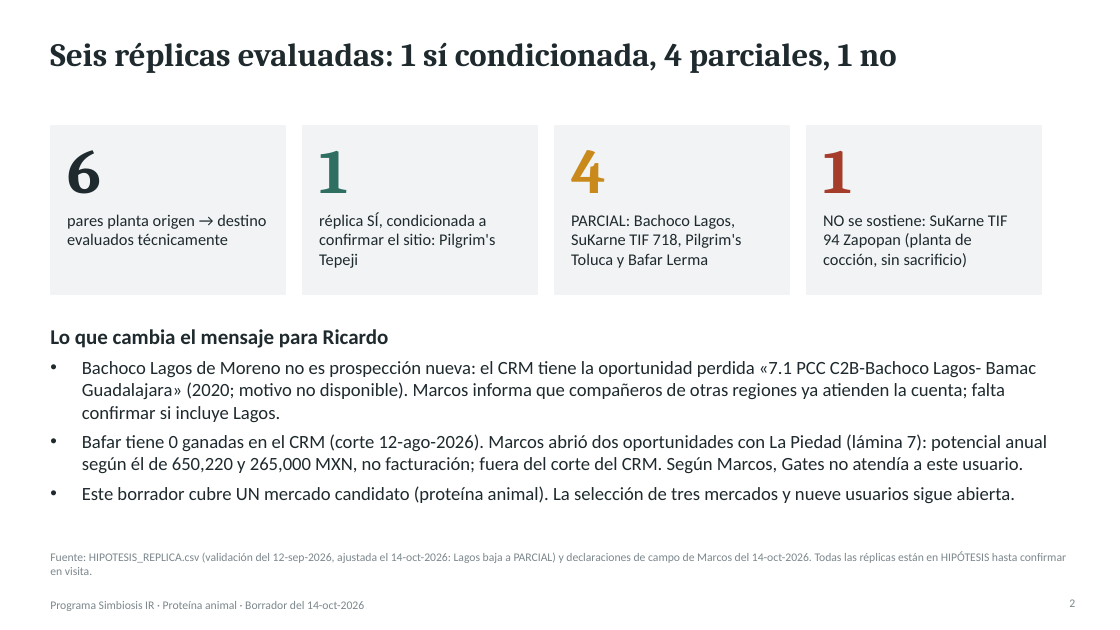
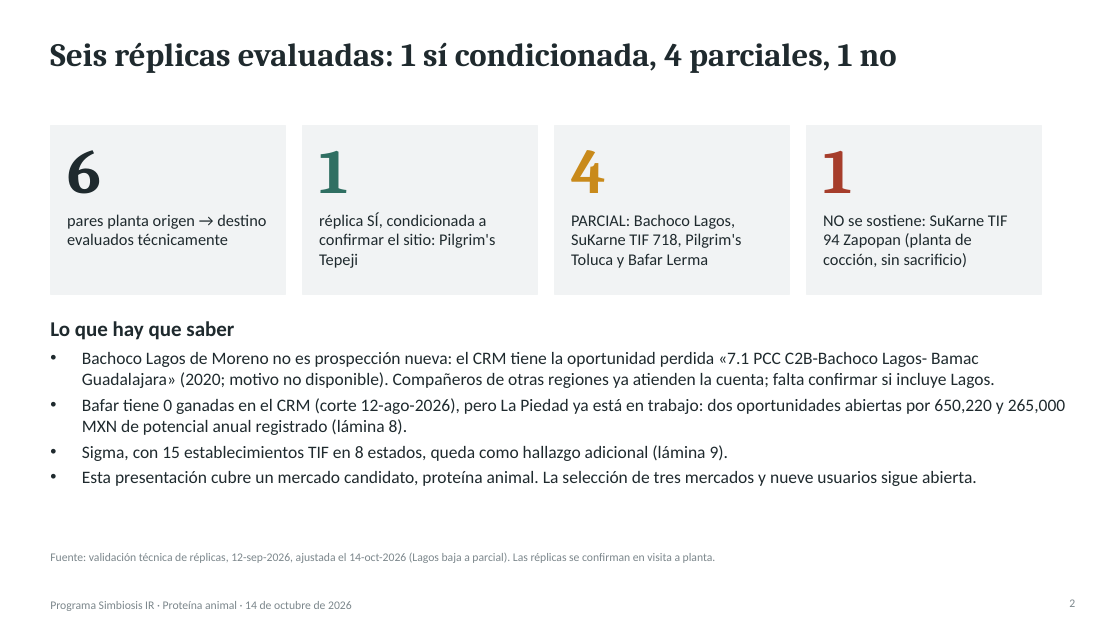
Before and after one commit to Marckqalex/Simbiosis-IR, a slide deck: slide 2 of entregables/Simbiosis_IR_Proteina_Animal_Entregable1.pptx. Drawn at 1120x630 pixels with LibreOffice and Linux fonts; fonts in the diff are those of the drawing. Boxes give left, top, right and bottom in pixels: in the first picture for what was removed or moved away, otherwise in the second. Text is boxed around its words. In the diff, an @@ line names an element or a change of style, - is before the commit and + after.

```diff
--- a/entregables/Simbiosis_IR_Proteina_Animal_Entregable1.pptx
+++ b/entregables/Simbiosis_IR_Proteina_Animal_Entregable1.pptx
@@ text at [50,321,1065,486]: text changed; size 16 to 15 pt @@
-Lo que cambia el mensaje para Ricardo
-• Bachoco Lagos de Moreno no es prospección nueva: el CRM tiene la oportunidad perdida «7.1 PCC C2B-Bachoco Lagos- Bamac Guadalajara» (2020; motivo no disponible). Marcos informa que compañeros de otras regiones ya atienden la cuenta; falta confirmar si incluye Lagos.
-• Bafar tiene 0 ganadas en el CRM (corte 12-ago-2026). Marcos abrió dos oportunidades con La Piedad (lámina 7): potencial anual según él de 650,220 y 265,000 MXN, no facturación; fuera del corte del CRM. Según Marcos, Gates no atendía a este usuario.
-• Este borrador cubre UN mercado candidato (proteína animal). La selección de tres mercados y nueve usuarios sigue abierta.
+Lo que hay que saber
+• Bachoco Lagos de Moreno no es prospección nueva: el CRM tiene la oportunidad perdida «7.1 PCC C2B-Bachoco Lagos- Bamac Guadalajara» (2020; motivo no disponible). Compañeros de otras regiones ya atienden la cuenta; falta confirmar si incluye Lagos.
+• Bafar tiene 0 ganadas en el CRM (corte 12-ago-2026), pero La Piedad ya está en trabajo: dos oportunidades abiertas por 650,220 y 265,000 MXN de potencial anual registrado (lámina 8).
+• Sigma, con 15 establecimientos TIF en 8 estados, queda como hallazgo adicional (lámina 9).
+• Esta presentación cubre un mercado candidato, proteína animal. La selección de tres mercados y nueve usuarios sigue abierta.
@@ text at [50,553,716,563]: text changed @@
-Fuente: HIPOTESIS_REPLICA.csv (validación del 12-sep-2026, ajustada el 14-oct-2026: Lagos baja a PARCIAL) y declaraciones de campo de Marcos del 14-oct-2026. Todas las réplicas están en HIPÓTESIS hasta confirmar en visita.
+Fuente: validación técnica de réplicas, 12-sep-2026, ajustada el 14-oct-2026 (Lagos baja a parcial). Las réplicas se confirman en visita a planta.
@@ text at [50,601,352,611]: text changed @@
-Programa Simbiosis IR · Proteína animal · Borrador del 14-oct-2026
+Programa Simbiosis IR · Proteína animal · 14 de octubre de 2026
```
Also in this commit, not shown: 9 other slides changed, 4 slides added, 1 slide removed, 1 other file.
